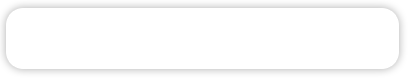
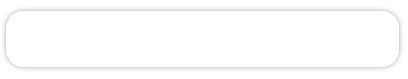
Before/after of a w=408, h=79 layered artwork. What changed in the layer stack:
added layer "Layer 5" above "Layer 3" over (7, 12, 398, 66)
hid "Layer 3", painted on it over (7, 9, 398, 68)
